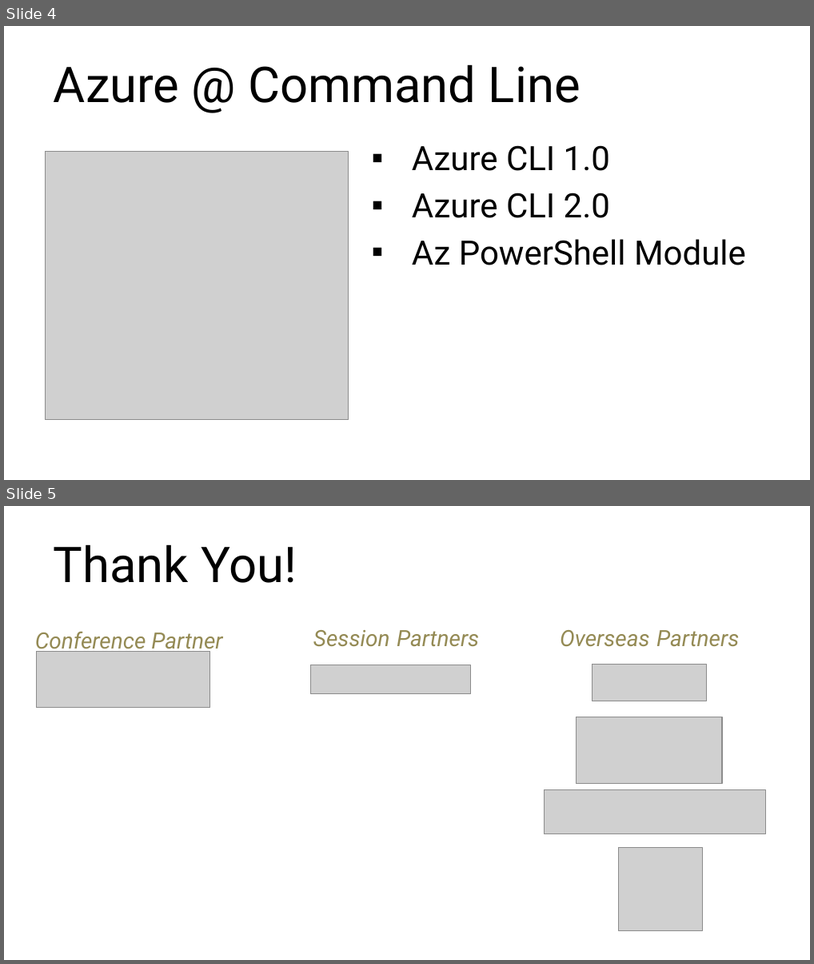
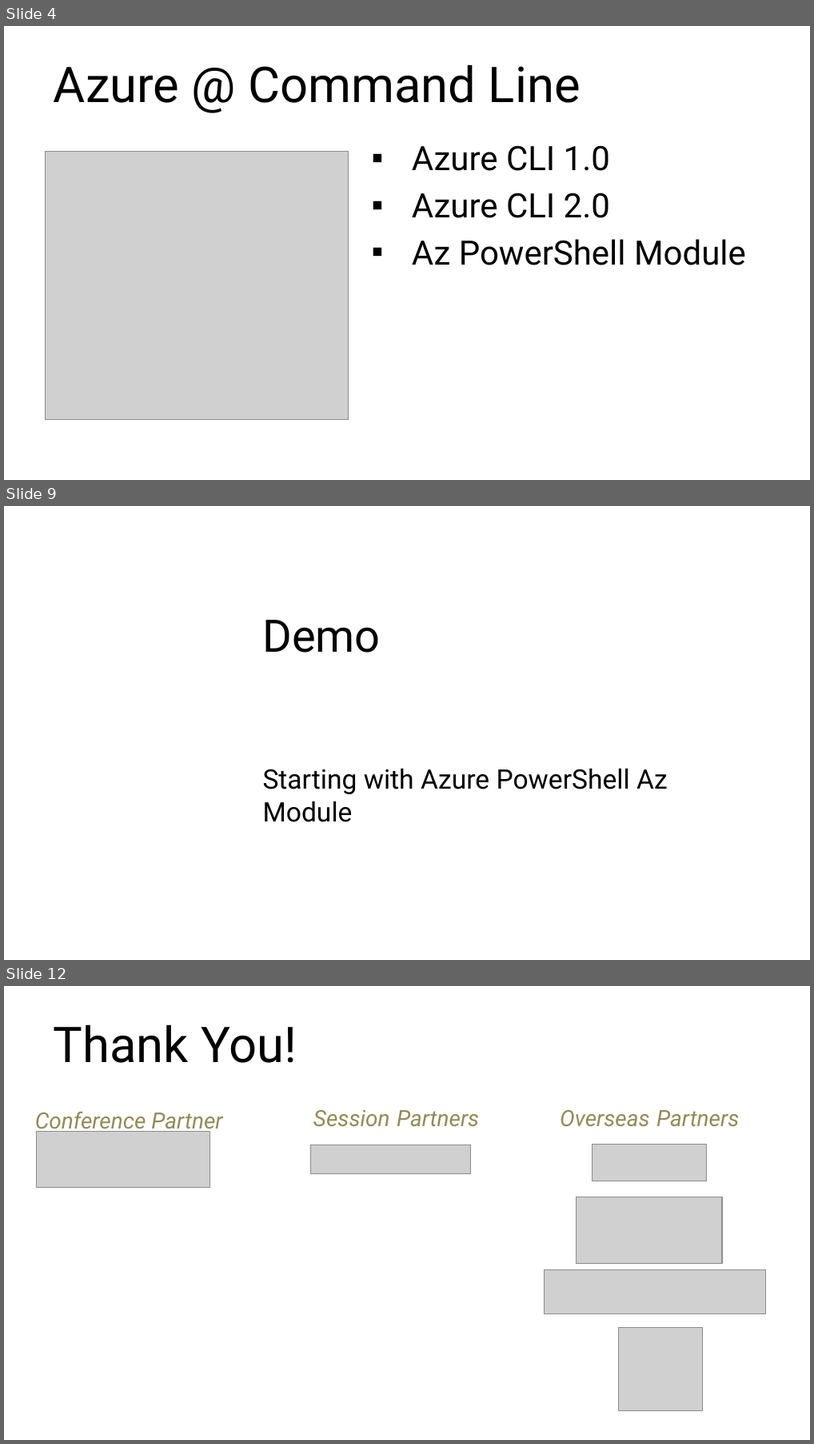
Before and after one commit to rchaganti/Presentations, a slide deck: ExpertsLiveIN2019/AzureAtTheCommandLine-Ravikanth.pptx. Shown one above the other, each under a label of ours: slides 4 and 5 before the commit, slides 4, 9 and 12 after it; the slides between them are not shown. The pictures are 814x964 and 814x1444 pixels, drawn with LibreOffice and Linux fonts; fonts in the diff are those of the drawing; grey boxes stand for pictures; background and template pictures are left out. Boxes give left, top, right and bottom in pixels: in the first picture for what was removed or moved away, otherwise in the second. Text is boxed around its words. In the diff, an @@ line names an element or a change of style, - is before the commit and + after.

```diff
--- a/ExpertsLiveIN2019/AzureAtTheCommandLine-Ravikanth.pptx
+++ b/ExpertsLiveIN2019/AzureAtTheCommandLine-Ravikanth.pptx
@@ slide 9 added at bbox=[4, 506, 810, 960], background picture (left out) @@
@@ title added at bbox=[263, 620, 381, 652], 40 pt, text #000000 @@
+Demo
@@ subtitle added at bbox=[263, 768, 668, 822], 24 pt, text #000000 @@
+Starting with Azure PowerShell Az Module
@@ what was slide 5 is now slide 12 @@
```
Also in this commit, not shown: 1 slide changed, 6 other slides added, 1 other file.
